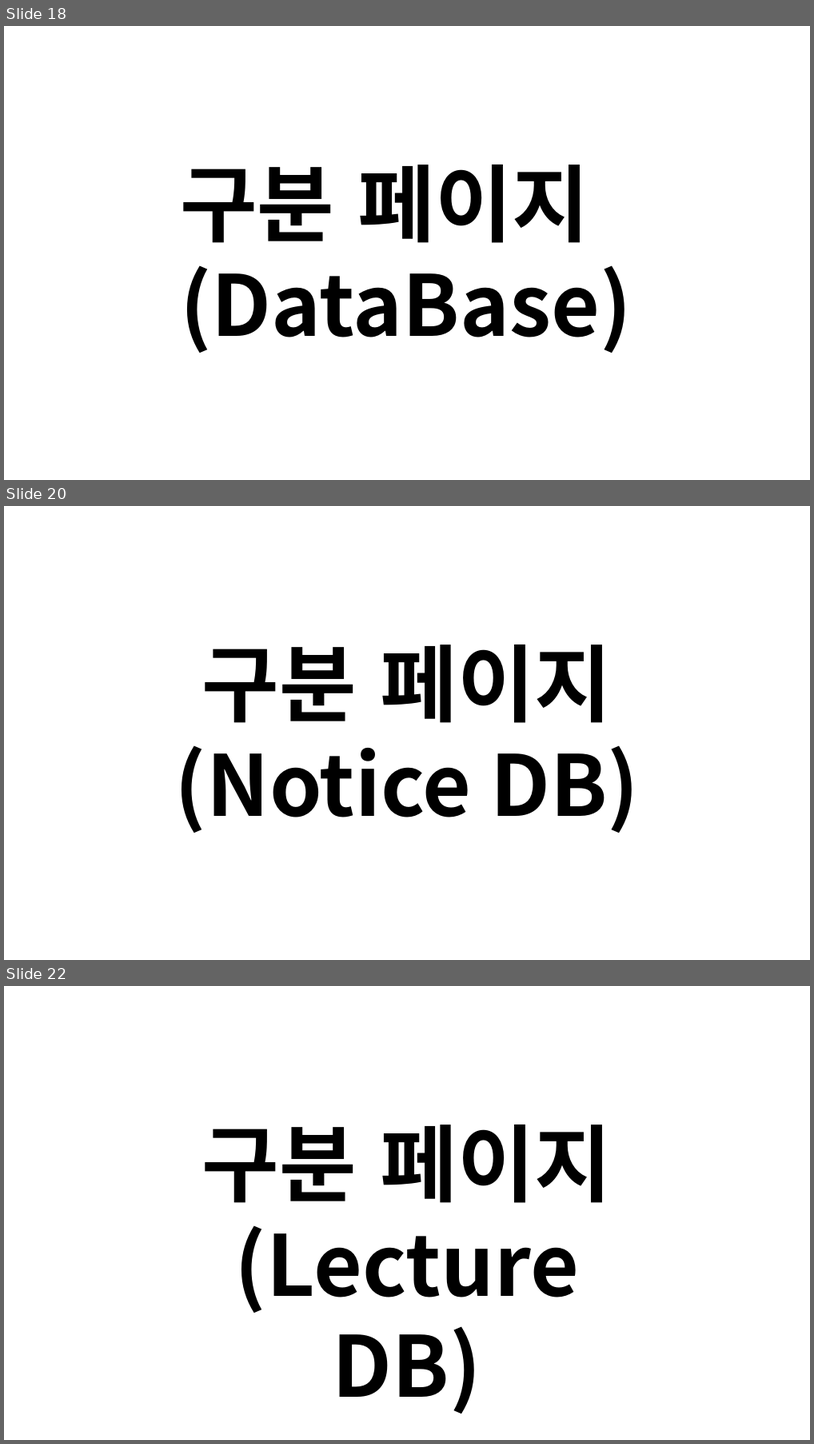
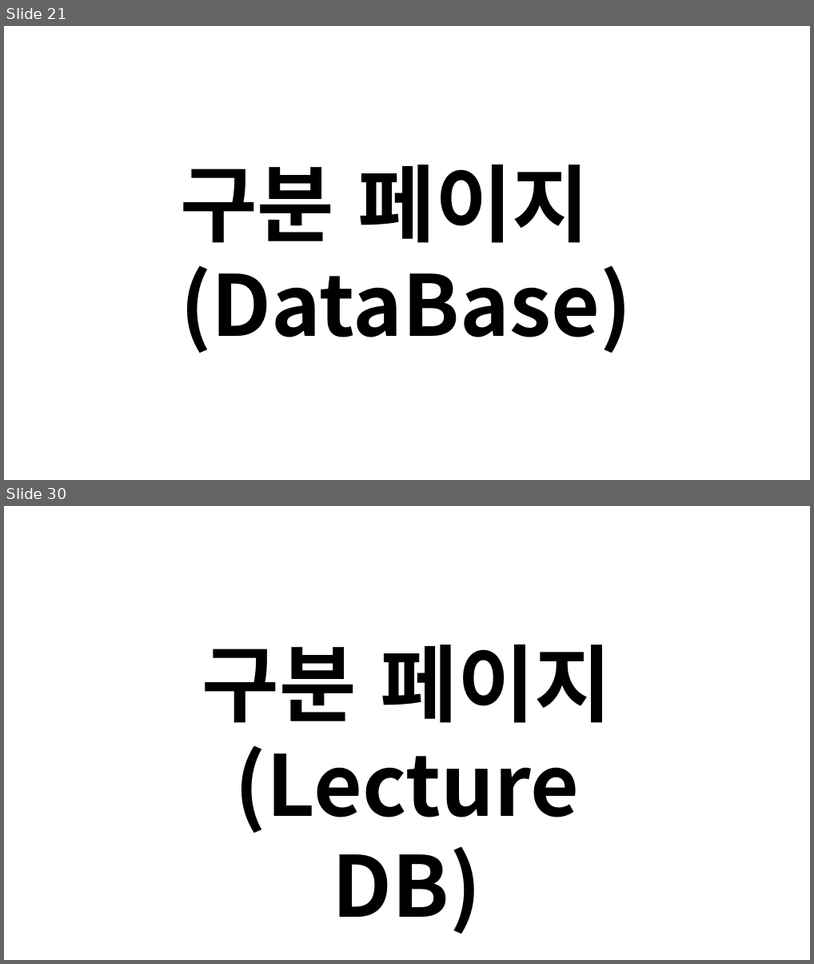
Before and after one commit to JoSihun/CGVR_Lab, a slide deck: documents/01_프로젝트_개발계획.pptx. Shown one above the other, each under a label of ours: slides 18, 20 and 22 before the commit, slides 21 and 30 after it; the slides between them are not shown. The pictures are 814x1444 and 814x964 pixels, drawn with LibreOffice and Linux fonts; fonts in the diff are those of the drawing. Boxes give left, top, right and bottom in pixels: in the first picture for what was removed or moved away, otherwise in the second. Text is boxed around its words. In the diff, an @@ line names an element or a change of style, - is before the commit and + after.

```diff
--- a/documents/01_프로젝트_개발계획.pptx
+++ b/documents/01_프로젝트_개발계획.pptx
@@ slide 20 removed at (x1=4, y1=506, x2=810, y2=960), background #FFFFFF @@
@@ text removed at (x1=175, y1=644, x2=639, y2=832) @@
-구분 페이지
-(Notice DB)
@@ what was slide 18 is now slide 21 @@
@@ what was slide 22 is now slide 30 @@
```
Also in this commit, not shown: 9 slides changed, 11 slides added, 4 other slides removed.
